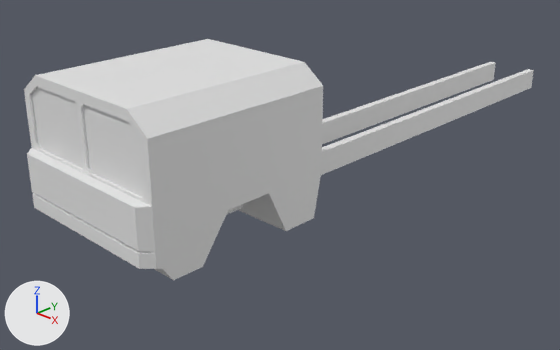
Before and after pictures for a commit that changed the Blender file Assets/Models/Ground/hx/HX.blend.
Rendered twice from a camera (50 mm lens) standing at (6.76, -7.84, 3.91) and looking at (-0.48, -0.45, -0.42). The lights are fixed; the arrows at lower left show +X, +Y and +Z.
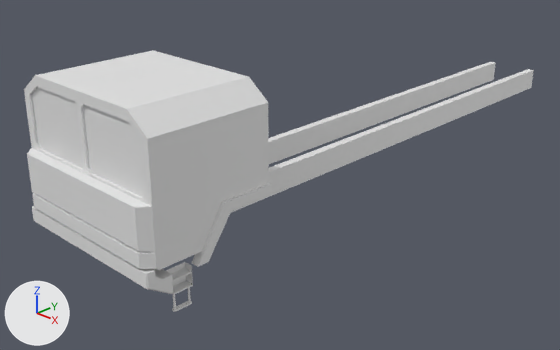
Where the change shows, as pixel boxes (x1, y1, x2, y2) in the pictures (560 x 350 px; the box of a moved part takes in the faces that stretch with it):
'Cube', reshaped (17% narrower, 9% shorter): before (24, 39, 323, 280); after (24, 51, 272, 270)
'Cube.002', added: after (32, 206, 173, 294)
'Cube.006', added: after (166, 262, 193, 312)
part 1 of me_cube, moved or reshaped: before (152, 39, 323, 280); after (152, 163, 272, 270)

What changed in the scene script:
```text
Change me_cube:
    used by ob_cube; location = (0.0, 0.0, 0.0); scale = (-1.0, 1.0, 1.0)
    remove me_cube.from_pydata(...)  # 92 vertices, 74 faces; spans x -1.14..0.0, y -3.99..-1.41, z -0.19..1.66
    add me_cube.from_pydata(...)  # 98 vertices, 81 faces; spans x -1.18..0.0, y -3.99..-2.29, z -0.1..1.66
    me_cube part 1
    15 vertices are removed from x -1.14..0.0, y -3.27..-1.41, z -0.19..1.66
    18 faces are deleted
    3 vertices in x -1.14..0.0, y -3.79, z 0.03 move by (0.0, -0.07, 0.03)
    3 vertices move from x -1.14..0.0, y -3.66..-2.01, z -0.19..-0.15 to x -1.18..0.0, y -3.83..-2.29, z 0.03..0.38
    15 vertices are added at x -1.18..0.0, y -3.37..-2.29, z -0.1..0.5
    6 new vertices lie (0.0, 0.15, 0.0) away from vertices in x -1.18..0.0, y -3.37..-3.28, z -0.1..0.03
    25 new faces join them
Add me_cube_006:
    me_cube_006.from_pydata(...)  # 197 vertices, 107 faces; spans x -0.5..37.4, y -1.0..1.0, z -2.5..1.0
    me_cube_006.polygons.foreach_set('use_smooth', [True] * 107)
Add me_cube_002:
    me_cube_002.from_pydata([(0.0, -0.403, 0.085), (0.0, -0.091, -0.289), (0.0, -0.403, -0.092), (0.0, -0.299, 0.085), (1.122, -0.299, 0.085), (0.0, -0.299, 0.016), (1.122, -0.299, 0.016), (0.0, -0.222, -0.048), (0.0, -0.091, -0.048), (1.122, -0.091, -0.048), (1.122, -0.222, -0.048), (1.106, -0.403, 0.085), (1.122, -0.386, 0.085), (1.122, -0.091, -0.27), (1.106, -0.091, -0.289), (1.106, -0.403, -0.092), (1.122, -0.386, -0.083)], [], [(15, 11, 0, 2), (0, 11, 12, 4, 3), (9, 8, 7, 10), (10, 7, 5, 6), (13, 9, 10, 6, 4, 12, 16), (1, 14, 15, 2), (8, 9, 13, 14, 1), (3, 4, 6, 5), (16, 12, 11, 15), (13, 16, 15, 14)])
Add ob_cube_006:
    ob_cube_006 = bpy.data.objects.new('Cube.006', me_cube_006)
    ob_cube_006.location = (1.008, -3.534, -0.223)
    ob_cube_006.scale = (0.00304, 0.128, 0.128)
Add ob_cube_002:
    ob_cube_002 = bpy.data.objects.new('Cube.002', me_cube_002)
    ob_cube_002.location = (0.0, -3.572, -0.046)
    _m = ob_cube_002.modifiers.new('Mirror', 'MIRROR')
```
